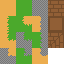
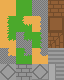
Revision of a layered 64×80 image; what changed, layer by layer:
painted on "Background" over [0, 48, 64, 80]
